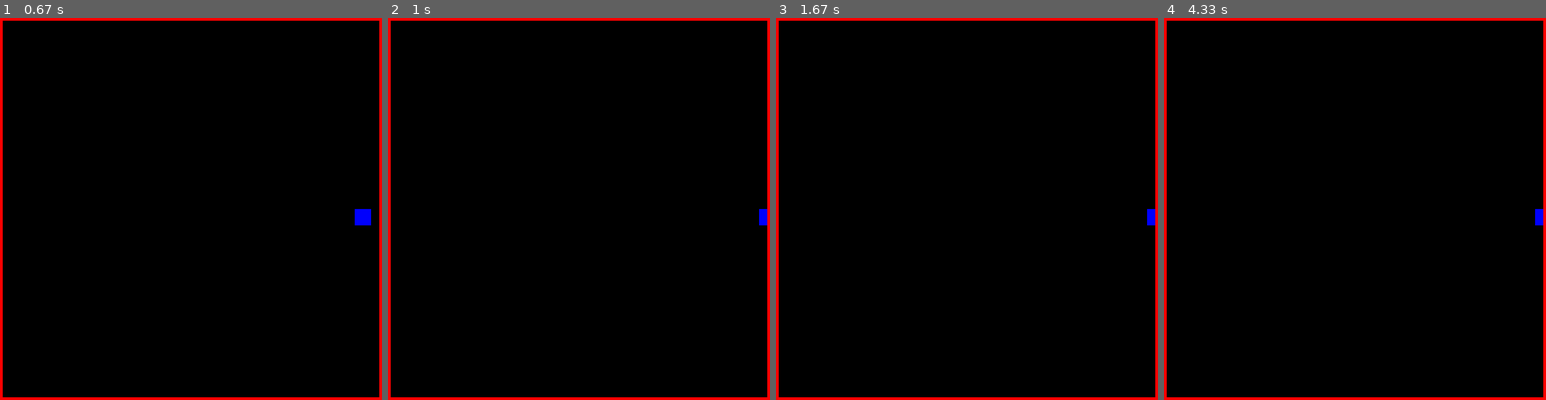
Above: before the commit, frames 1-4 (left to right).
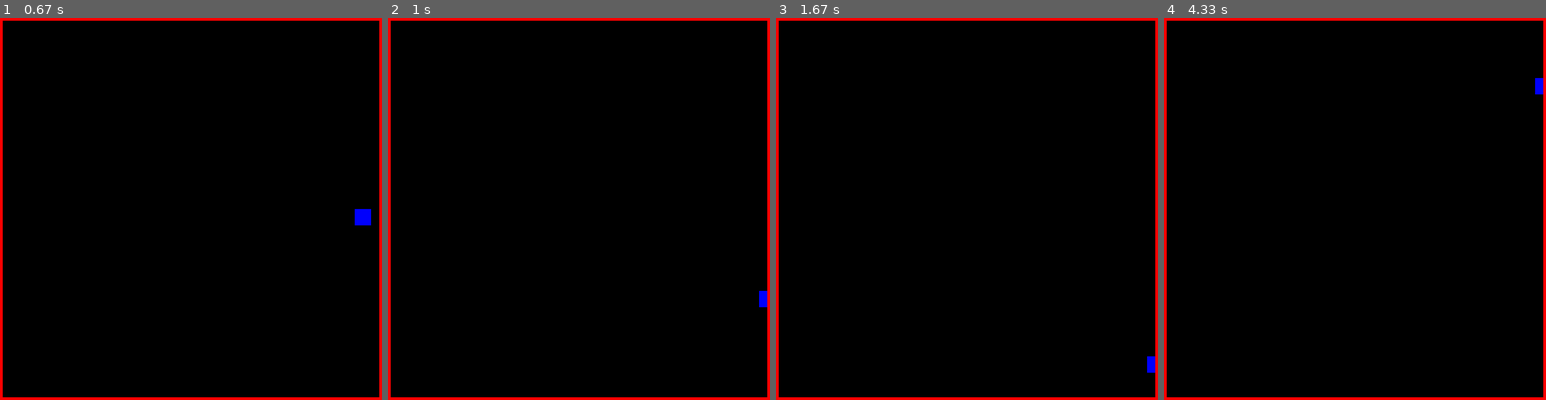
Above: after the commit, the same moments.

Repository: cduck1/dukecw-classwork
Game: pygame game, started from Tile Game/Tile Movement Game.py
Two runs of this game, one before a commit and one after it. Both use one fixed random seed, a clock stepped at 60 frames per second and the inputs below.
Inputs:
- Up to frame 1 (0.67 s): hold Right from 0.33 s (still down)
- Up to frame 2 (1 s): release Right at 0.8 s; hold Up from 0.83 s (still down)
- Up to frame 3 (1.67 s): release Up at 1.13 s
- Up to frame 4 (4.33 s): hold Left 1.67-2.2 s; hold Down 2.23-2.53 s; hold Right 3.4-4.03 s; hold Down from 4.07 s (still down)

Frame 1 is identical in both runs. In frame 2, 0.2% of the frame differs, in the area x 97-100%, y 50-76%; in frame 3, 0.2%; in frame 4, 0.2%.

Commit message:
Update Tile Movement Game.py
Trying to get the player to stop when it collides with the wall

Diff:
--- a/Tile Game/Tile Movement Game.py
+++ b/Tile Game/Tile Movement Game.py
@@ -33,7 +33,7 @@
 # Making the player class
 class player(pygame.sprite.Sprite):
     # Define the constructor for the player
-    def __init__(self, color, width, height):
+    def __init__(self, color, width, height, x_speed, y_speed):
         # Call the super class (the super class for the player is sprite)
         super().__init__()
         # Create a sprite and fill it with a colour
@@ -45,16 +45,28 @@
         self.rect.y = 500
     #def update(self):
 
+    # Procedure for what happens when the right and left arrow key is pressed
+    def moveRight(self, x_speed):
+        if pygame.sprite.spritecollide(myPlayer,wall_group,False):
+            self.rect.x -= 20
+        else:
+            self.rect.x += x_speed
 
-    # Procedure for what happens when the right and left arrow key is pressed
-    def moveRight(self, speed):
-        self.rect.x += speed
-    def moveLeft(self, speed):
-        self.rect.x -= speed
-    def moveUp(self, speed):
-        self.rect.y -= speed
-    def moveDown(self, speed):
-        self.rect.y += speed
+    def moveLeft(self, x_speed):
+        if pygame.sprite.spritecollide(myPlayer,wall_group,False):
+            self.rect.x += 20
+        else:
+            self.rect.x -= x_speed
+    def moveUp(self, y_speed):
+        if pygame.sprite.spritecollide(myPlayer,wall_group,False):
+            self.rect.y += 20
+        else:
+            self.rect.y -= y_speed
+    def moveDown(self, y_speed):
+        if pygame.sprite.spritecollide(myPlayer,wall_group,False):
+            self.rect.y -= 20
+        else:
+            self.rect.y += y_speed
 
 # Making the wall class
 class wall(pygame.sprite.Sprite):
@@ -70,7 +82,7 @@
 
 # INSTANTATION CODE
 # Instantiate the player class - colour, width, height, x, y, speed
-myPlayer = player(BLUE, 40, 40)
+myPlayer = player(BLUE, 40, 40, 20, 20)
 # Add the player to a player group and an all sprites group
 player_group.add(myPlayer)
 all_sprites_group.add(myPlayer)
@@ -111,15 +123,14 @@
         if event.type == pygame.QUIT:
             done = True
     keys = pygame.key.get_pressed()
-    if not(pygame.sprite.spritecollide(myPlayer,wall_group,False)):
-        if keys[pygame.K_LEFT]:
-            myPlayer.moveLeft(20)
-        if keys[pygame.K_RIGHT]:
-            myPlayer.moveRight(20)
-        if keys[pygame.K_UP]:
-            myPlayer.moveUp(20)
-        if keys[pygame.K_DOWN]:
-            myPlayer.moveDown(20)
+    if keys[pygame.K_LEFT]:
+        myPlayer.moveLeft(20)
+    if keys[pygame.K_RIGHT]:
+        myPlayer.moveRight(20)
+    if keys[pygame.K_UP]:
+        myPlayer.moveUp(20)
+    if keys[pygame.K_DOWN]:
+        myPlayer.moveDown(20)
 
     # Game logic should go here
     all_sprites_group.update()
